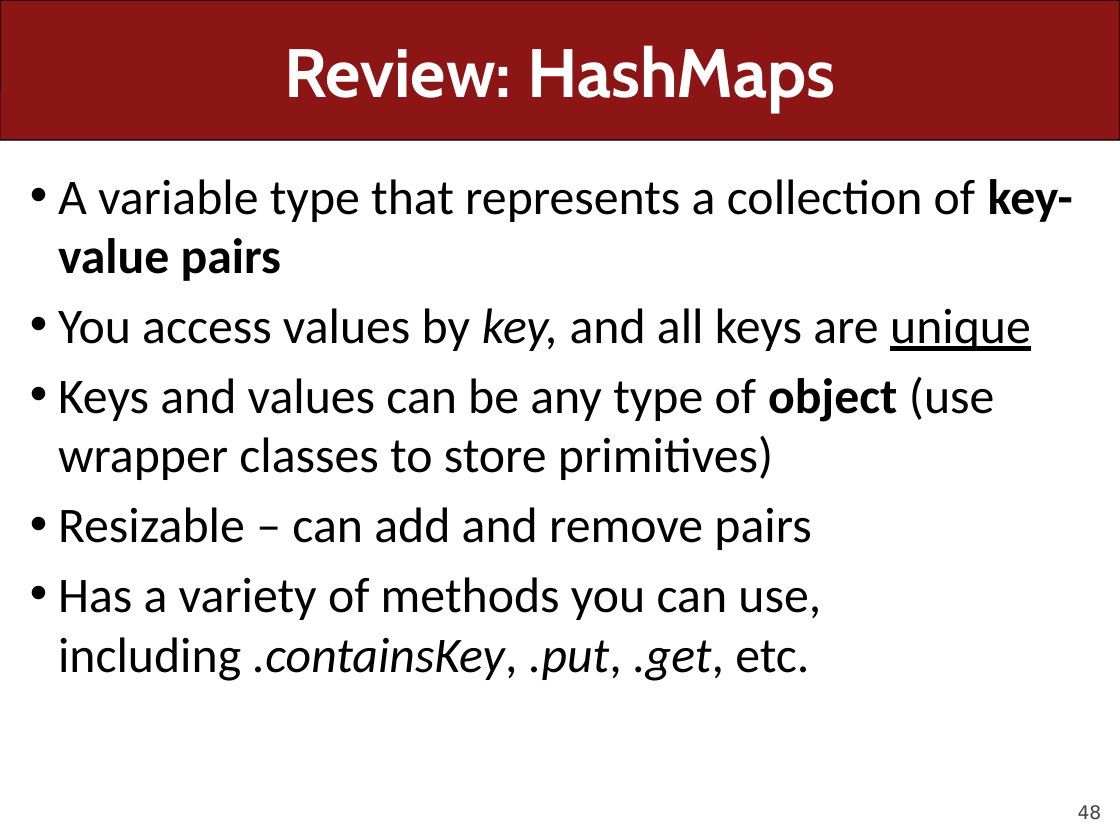
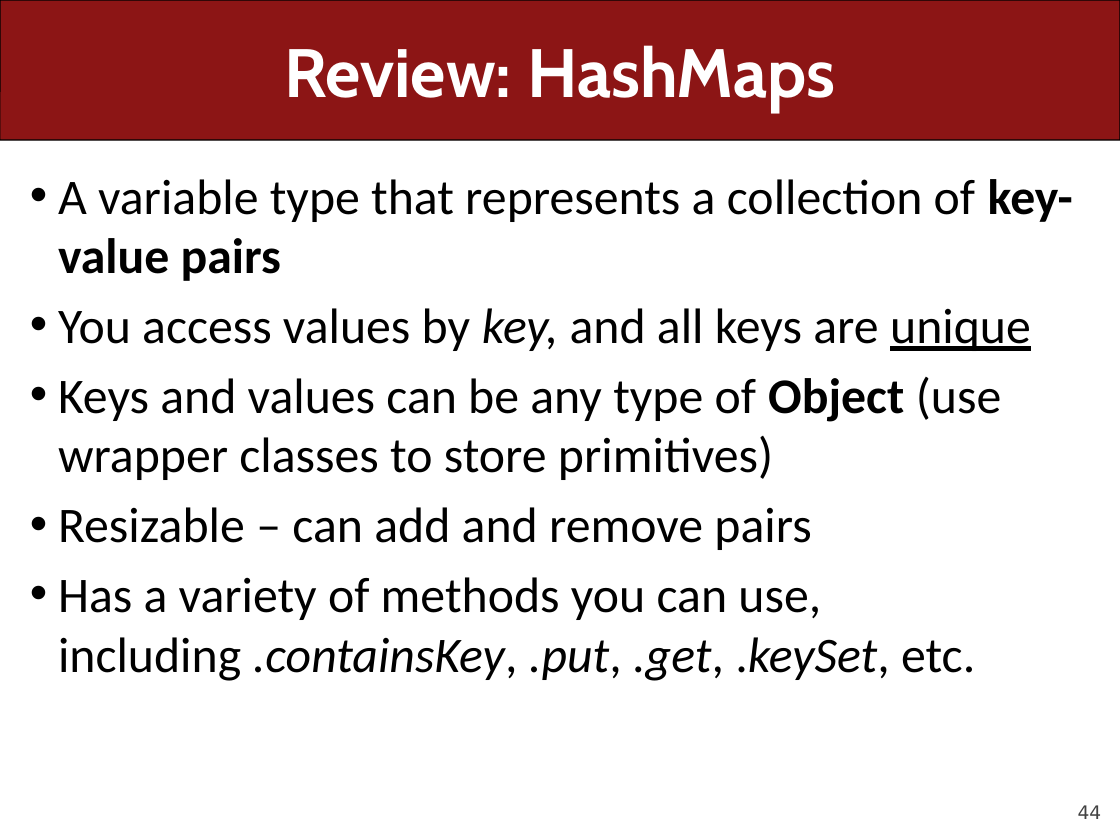
Before and after one commit to ckincaid17/cs106a-summer-2018, a slide deck: slide 44 of WWW/lectures/Lecture27/Lecture27.pptx (slide 48 before the commit). Drawn at 1120x840 pixels with LibreOffice and Linux fonts; fonts in the diff are those of the drawing. Boxes give left, top, right and bottom in pixels: in the first picture for what was removed or moved away, otherwise in the second. Text is boxed around its words. In the diff, an @@ line names an element or a change of style, - is before the commit and + after.

```diff
--- a/WWW/lectures/Lecture27/Lecture27.pptx
+++ b/WWW/lectures/Lecture27/Lecture27.pptx
@@ text at [58,377,1001,480]: text changed @@
-• Keys and values can be any type of object (use wrapper classes to store primitives)
+• Keys and values can be any type of Object (use wrapper classes to store primitives)
@@ text at [58,577,975,681]: text changed @@
-• Has a variety of methods you can use, including .containsKey, .put, .get, etc.
+• Has a variety of methods you can use, including .containsKey, .put, .get, .keySet, etc.
@@ page number at [1078,805,1102,819]: text changed @@
-48
+44
```
Also in this commit, not shown: 6 other slides changed, 4 slides removed, 19 other files.
